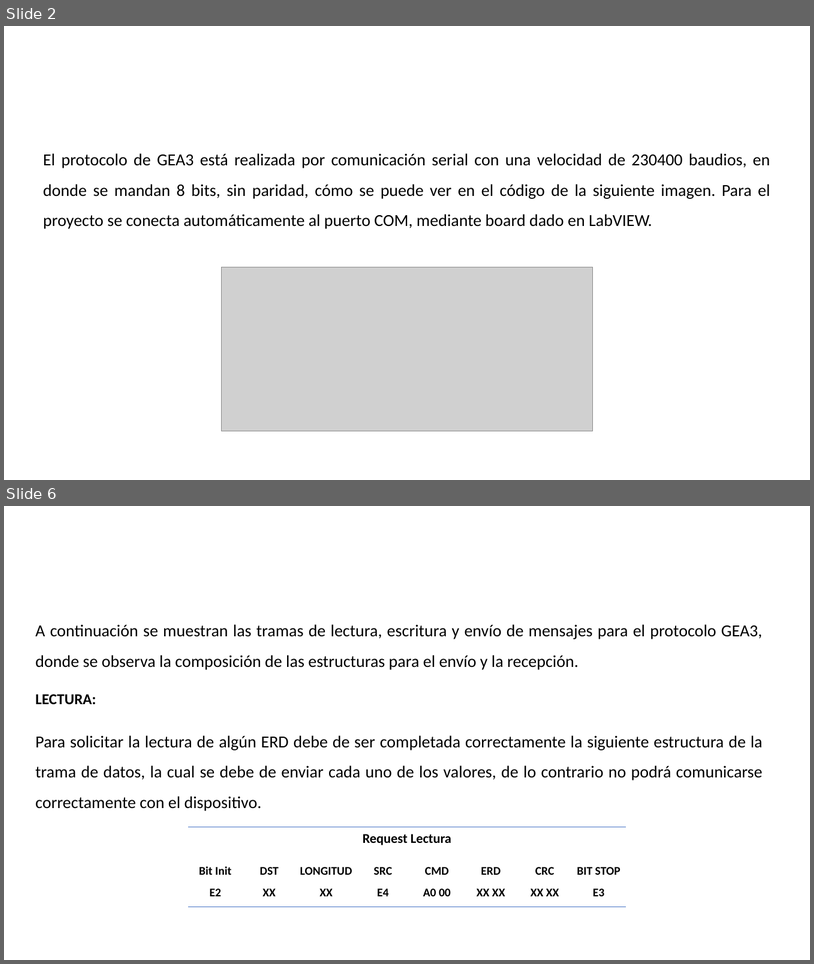
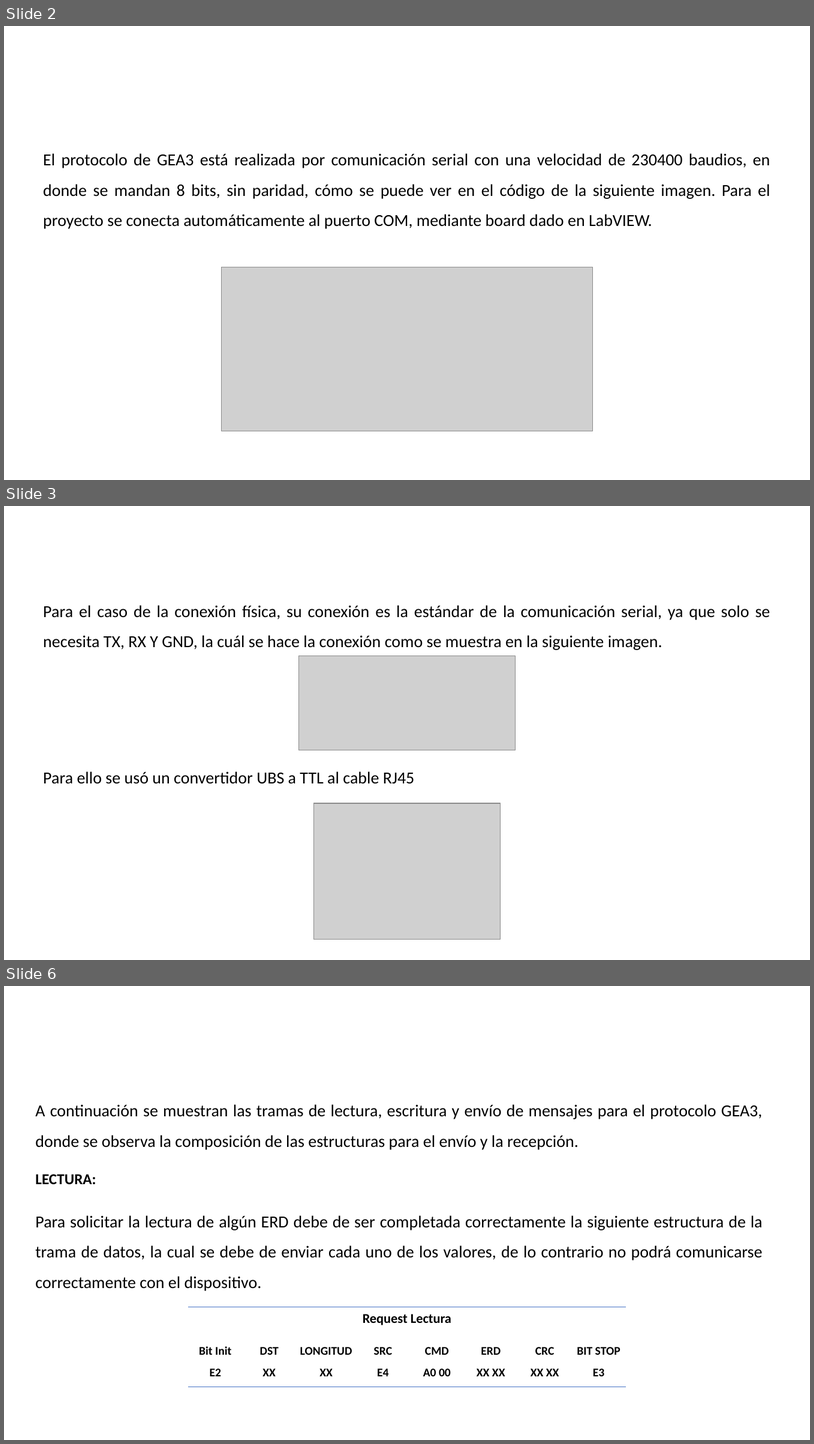
Before and after one commit to LeonelNieto/Serial-GEA, a slide deck: GEA3 Python.pptx. Shown one above the other, each under a label of ours: slides 2 and 6 before the commit, slides 2, 3 and 6 after it; the slides between them are not shown. The pictures are 814x964 and 814x1444 pixels, drawn with LibreOffice and Linux fonts; fonts in the diff are those of the drawing; grey boxes stand for pictures; background and template pictures are left out. Boxes give left, top, right and bottom in pixels: in the first picture for what was removed or moved away, otherwise in the second. Text is boxed around its words. In the diff, an @@ line names an element or a change of style, - is before the commit and + after.

```diff
--- a/GEA3 Python.pptx
+++ b/GEA3 Python.pptx
@@ slide 3 added at (4,506,810,960), background picture (left out); not listed: 1 template element that a slide beside it also shows @@
@@ text added at (43,605,771,650), 20 pt, text #000000 @@
+Para el caso de la conexión física, su conexión es la estándar de la comunicación serial, ya que solo se necesita TX, RX Y GND, la cuál se hace la conexión como se muestra en la siguiente imagen.
@@ picture added at (299,655,515,749) @@
@@ text added at (43,771,415,784), 20 pt, text #000000 @@
+Para ello se usó un convertidor UBS a TTL al cable RJ45
@@ picture added at (314,803,500,939) @@
```
Also in this commit, not shown: 2 slides changed, 4 other slides added, 4 slides removed, 1 other file.
